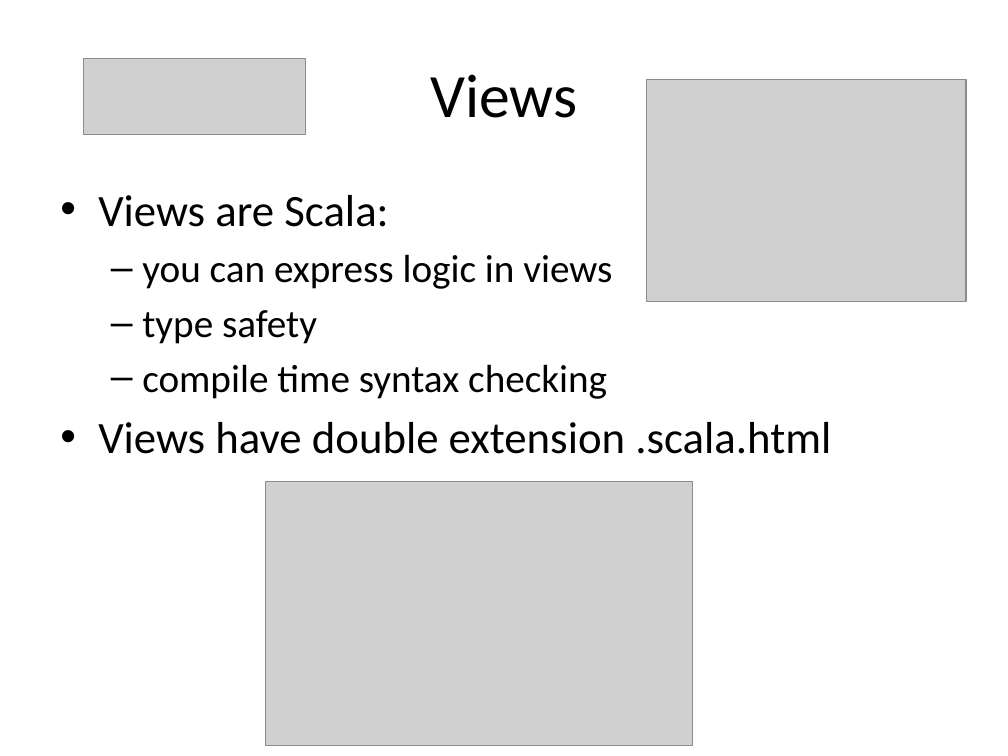
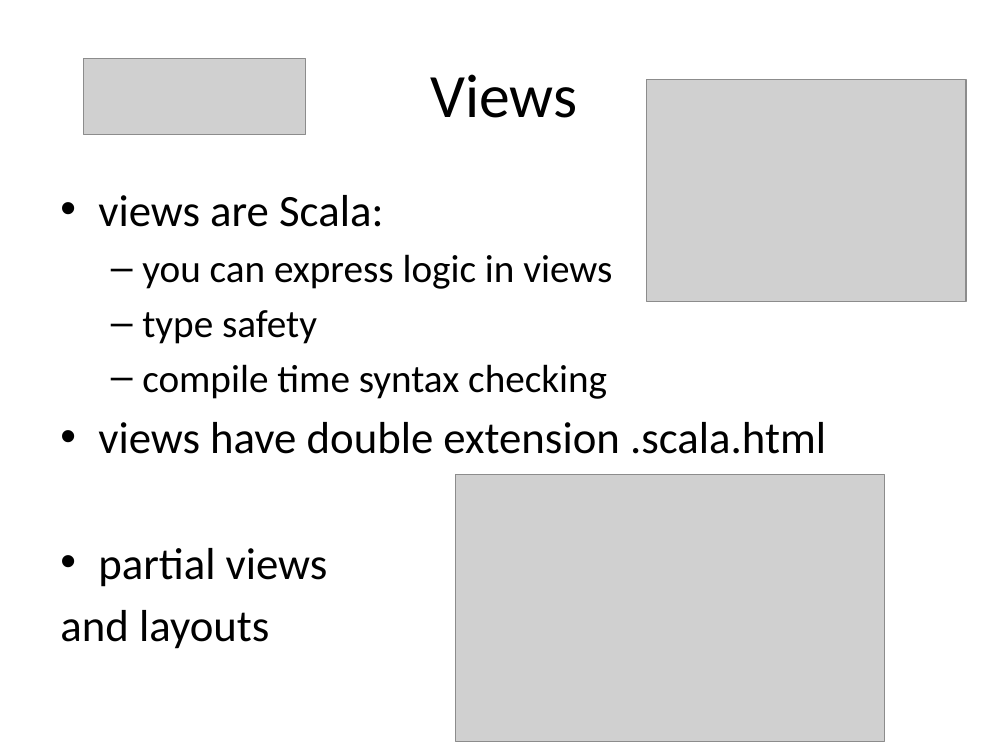
Before and after one commit to martadoberschuetz/dev_training, a slide deck: slide 14 of Play take 2.pptx (slide 15 before the commit). Drawn at 1008x756 pixels with LibreOffice and Linux fonts; fonts in the diff are those of the drawing; grey boxes stand for pictures. Boxes give left, top, right and bottom in pixels: in the first picture for what was removed or moved away, otherwise in the second. Text is boxed around its words. In the diff, an @@ line names an element or a change of style, - is before the commit and + after.

```diff
--- a/Play take 2.pptx
+++ b/Play take 2.pptx
@@ text at <box>98,195,383,227</box>: text changed @@
-• Views are Scala:
+• views are Scala:
@@ text at <box>60,422,826,649</box>: text changed @@
-• Views have double extension .scala.html
+• views have double extension .scala.html
+• partial views
+and layouts
@@ picture: place and size @@
-picture at <box>266,481,692,745</box>
+picture at <box>456,475,885,741</box>
```
Also in this commit, not shown: 3 other slides changed, 2 slides added, 2 slides removed, 9 other files.
